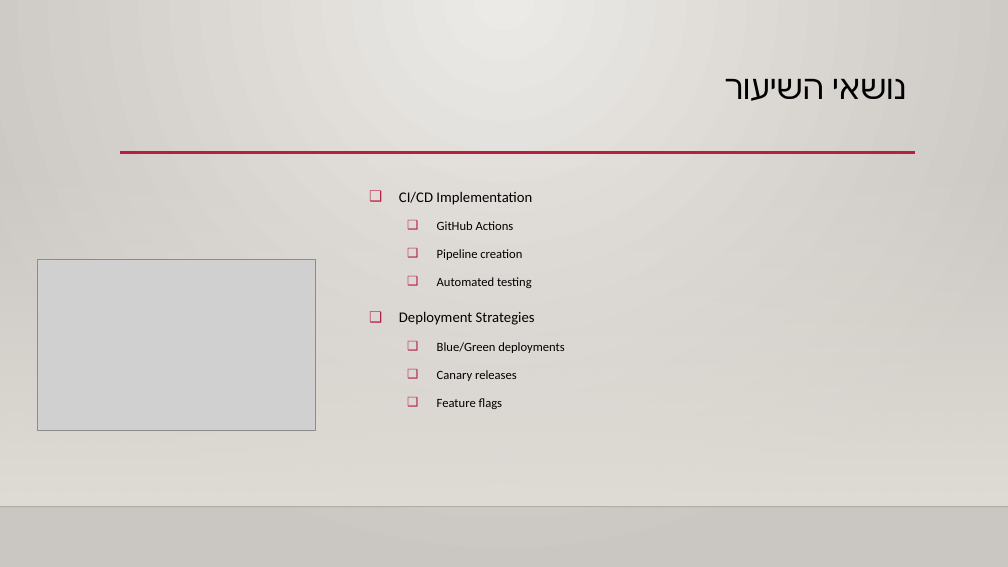
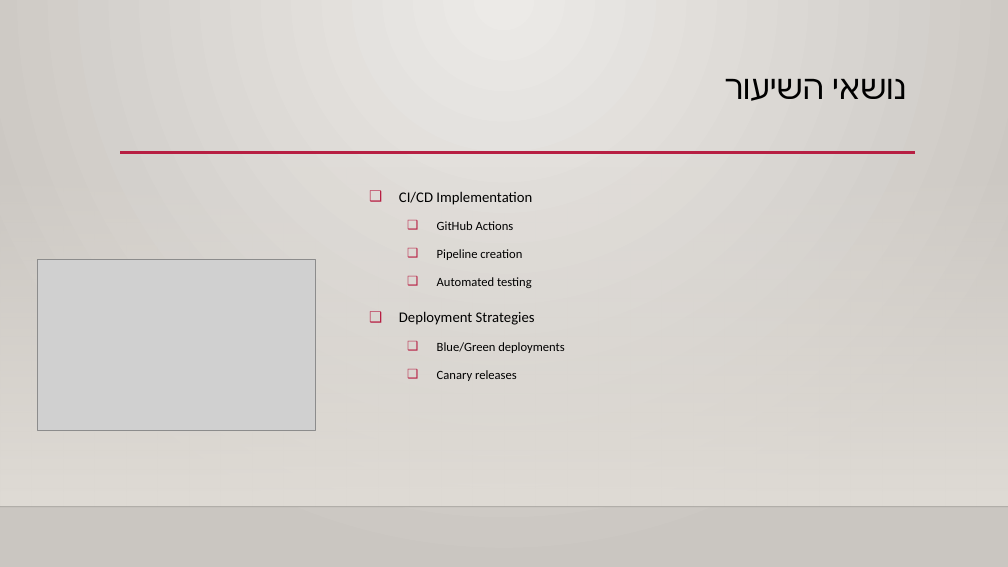
Before and after one commit to agorbach/DevOps, a slide deck: slide 5 of Lessons/Version Control, CI-CD & Cloud Native Infrastructure.pptx. Drawn at 1008x567 pixels with LibreOffice and Linux fonts; fonts in the diff are those of the drawing; grey boxes stand for pictures; background and template pictures are left out. Boxes give left, top, right and bottom in pixels: in the first picture for what was removed or moved away, otherwise in the second. Text is boxed around its words. In the diff, an @@ line names an element or a change of style, - is before the commit and + after.

```diff
--- a/Lessons/Version Control, CI-CD & Cloud Native Infrastructure.pptx
+++ b/Lessons/Version Control, CI-CD & Cloud Native Infrastructure.pptx
@@ text at [437,398,503,409]: paragraph removed @@
-  ❑ Feature flags
```
Also in this commit, not shown: 1 other slide changed, 25 slides added, 2 slides removed, 1 other file.
